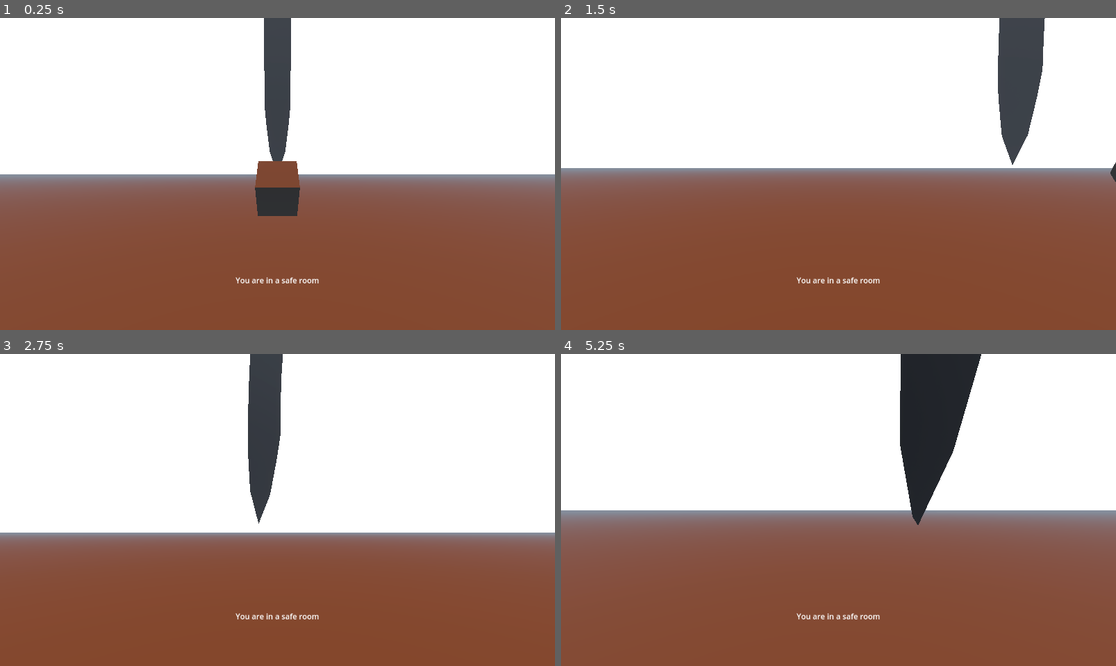
Above: before the commit, frames 1-4 (two rows, left to right).
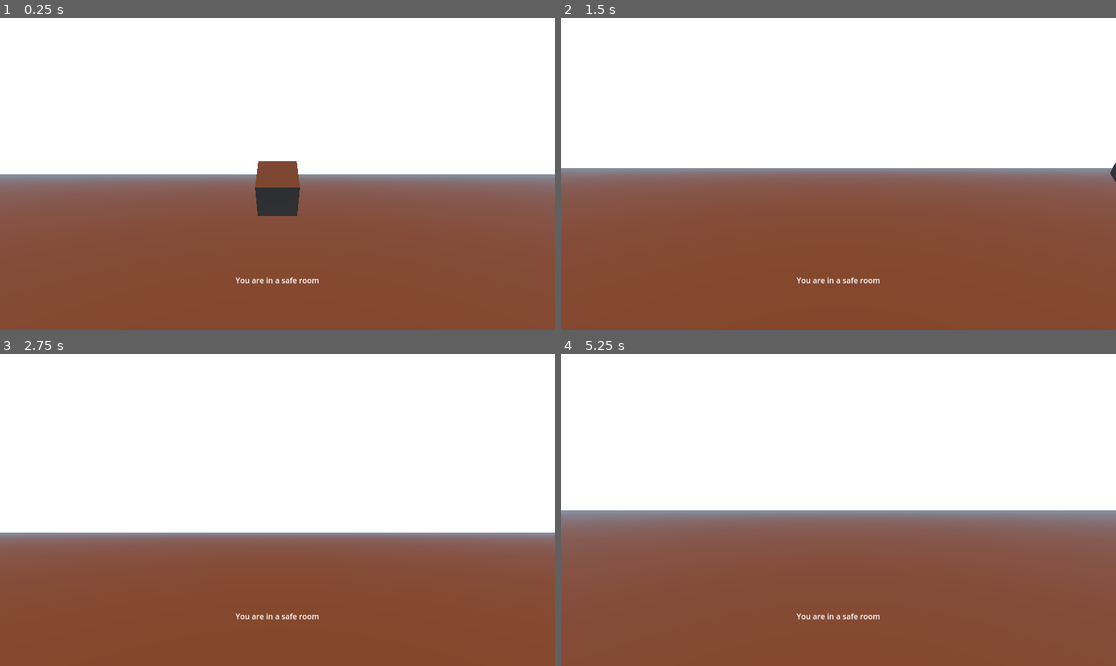
Above: after the commit, the same moments.

Repository: EpiclyRaspberry/Dodge-Onix-3D-Remaster
Game: Godot game, scene res://testing/test_room1.tscn
Same seed, same stepped clock (60 frames per second), same inputs: the game is played once before the commit and once after it. This scene is started directly instead of the project's main scene.
Inputs (mouse positions are in pixels of both pictures, inside the frame that each line leads up to):
- Up to frame 1 (0.25 s): no input
- Up to frame 2 (1.5 s): tap Enter (ui_accept) at 0.5, 0.77 s; move the mouse to (960, 158) at 0.52 s; hold D (right) 0.53-1.28 s; hold Ctrl (crouch) 0.53-1.28 s; move the mouse to (810, 174) at 1.27 s; hold W (forward) from 1.28 s (still down); tap Ctrl (crouch) at 1.35 s
- Up to frame 3 (2.75 s): keep holding W (forward); tap Enter (ui_accept) at 1.52 s; move the mouse to (288, 503) at 2.02 s; hold Ctrl (crouch) from 2.03 s (still down)
- Up to frame 4 (5.25 s): keep holding W (forward); move the mouse to (832, 516) at 2.77 s; release Ctrl (crouch) at 2.78 s; tap Ctrl (crouch) at 2.85, 4.35 s; tap Enter (ui_accept) at 3.02, 3.77, 4.52, 5 s; move the mouse to (877, 513) at 3.52 s; hold Ctrl (crouch) 3.53-4.28 s; move the mouse to (794, 506) at 4.27 s; move the mouse to (844, 510) at 5.02 s; hold Ctrl (crouch) from 5.03 s (still down)

The runs differ from the first frame. In frame 1, 2.0% of the frame differs, in the area x 47-53%, y 0-46%; in frame 2, 2.9%; in frame 3, 2.6%; in frame 4, 5.0%, in the area x 61-76%, y 0-55%.

Commit message:
make turret on testroom smaller

Diff:
--- a/testing/test_room1.tscn
+++ b/testing/test_room1.tscn
@@ -100,5 +100,6 @@
 mesh = SubResource("BoxMesh_mhb00")
 
 [node name="scene" parent="." instance=ExtResource("4_hnb7a")]
+transform = Transform3D(0.05, 0, 0, 0, 0.05, 0, 0, 0, 0.05, 0, -1.74372, 11.7525)
 
 [connection signal="body_entered" from="saferoom" to="CharacterBody3D" method="_on_saferoom_body_entered"]
